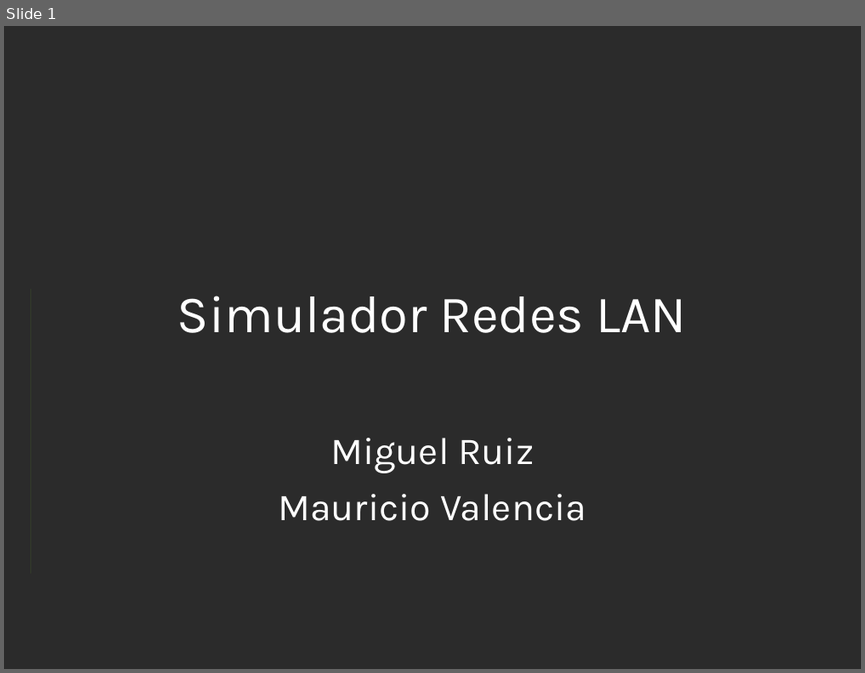
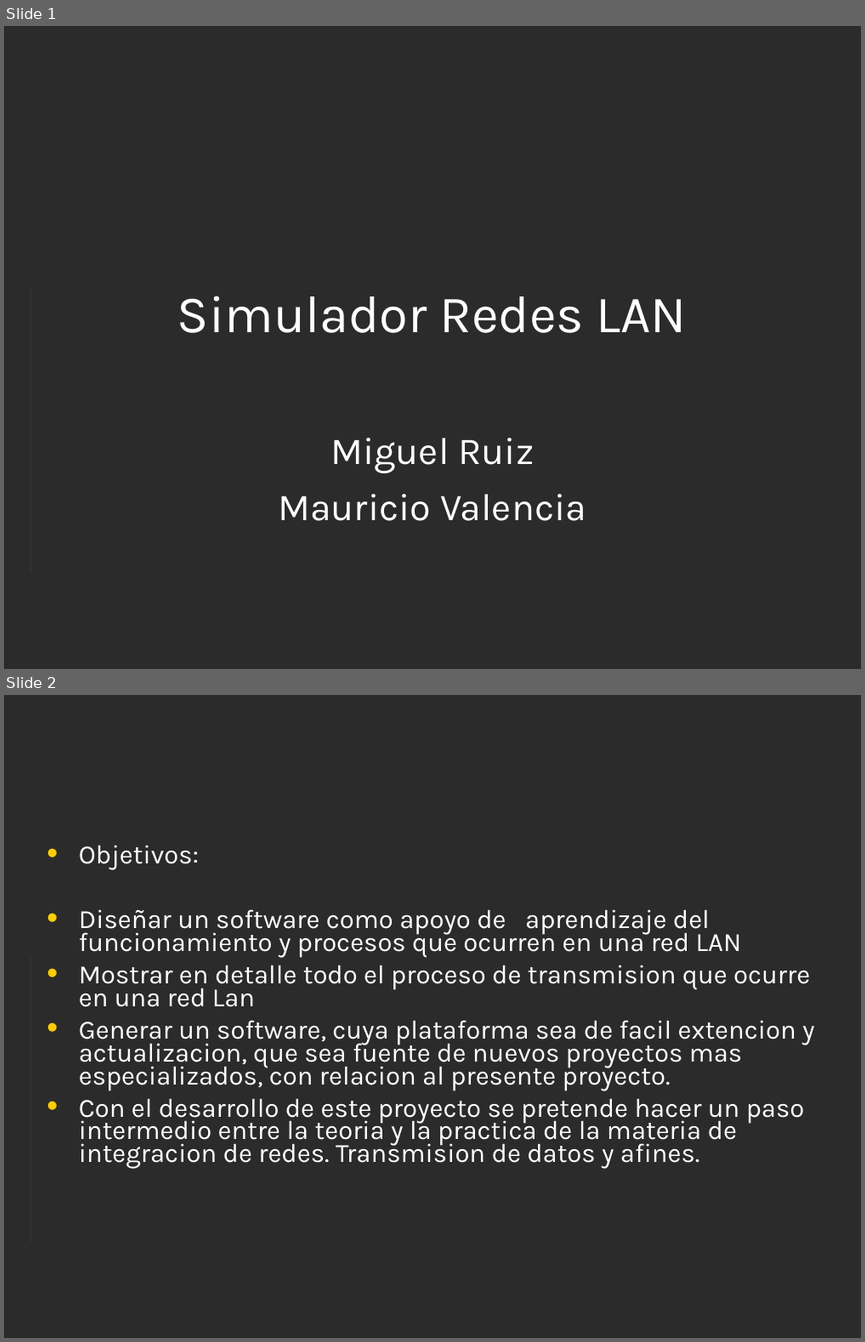
Before and after one commit to Xavinightshade/ipsimulator, a slide deck: Presentacion.ppt. Shown one above the other, each under a label of ours: slide 1 before the commit, slides 1 and 2 after it. The pictures are 865x673 and 865x1342 pixels, drawn with LibreOffice and Linux fonts; fonts in the diff are those of the drawing; background and template pictures are left out; a plain dark background stands for a picture behind light text. Boxes give left, top, right and bottom in pixels: in the first picture for what was removed or moved away, otherwise in the second. Text is boxed around its words. In the diff, an @@ line names an element or a change of style, - is before the commit and + after.

```diff
--- a/Presentacion.ppt
+++ b/Presentacion.ppt
@@ slide 2 added at box(4, 695, 861, 1338), background picture (left out); not listed: 1 template element that a slide beside it also shows @@
@@ text added at box(79, 845, 814, 1168), 22.2 pt, text #FFFFFF @@
+• Objetivos:
+• Diseñar un software como apoyo de aprendizaje del funcionamiento y procesos que ocurren en una red LAN
+• Mostrar en detalle todo el proceso de transmision que ocurre en una red Lan
+• Generar un software, cuya plataforma sea de facil extencion y actualizacion, que sea fuente de nuevos proyectos mas especializados, con relacion al presente proyecto.
+• Con el desarrollo de este proyecto se pretende hacer un paso intermedio entre la teoria y la practica de la materia de integracion de redes. Transmision de datos y afines.
```
